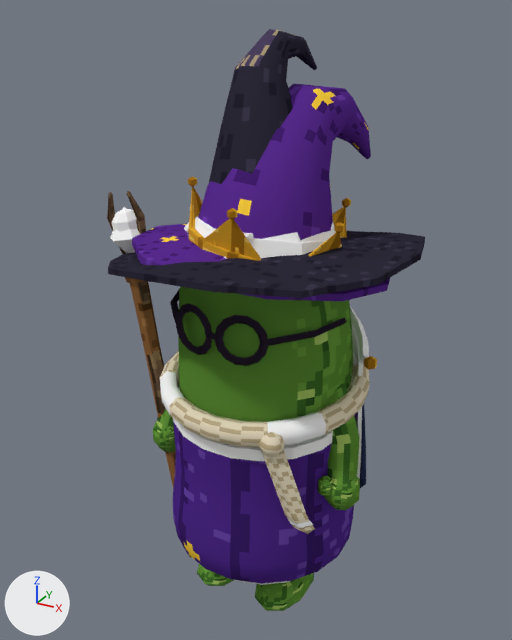
What one commit did to the Blender file models/pickle2/pickle.blend.
Both versions are drawn from a 50 mm lens placed at (1.22, -2.28, 2.41), pointed at (-0.06, 0.04, 1.24). Lighting does not change. The marker at lower left points along +X, +Y and +Z. The first picture is the older version.

In view in the first picture: 'face_glasses', 'hat_crown', 'hat_witch', 'hat_wizard', 'neck_scarf', 'outfit_cape', 'outfit_robe', 'pickle_body', 'staff_branch', 'staff_classic'.
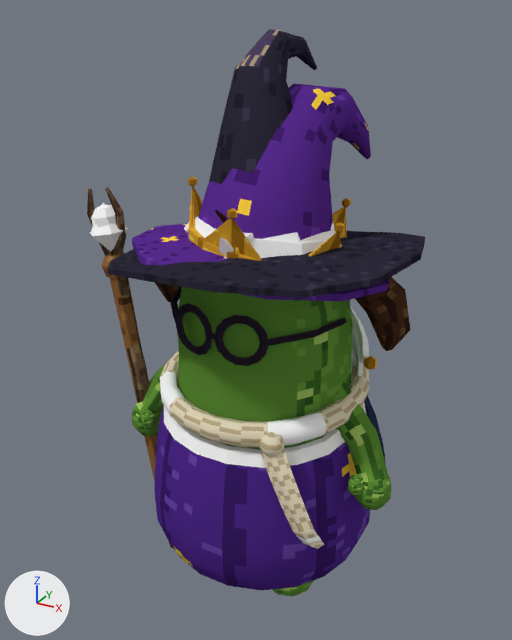
Changed parts and their boxes (x1, y1, x2, y2) in the pictures (512 x 640 px; the box of a moved part takes in the faces that stretch with it):
'pickle_body', reshaped (25% wider)
    before: (153, 287, 360, 611)
    after: (132, 287, 391, 596)
'outfit_robe', reshaped (18% wider)
    before: (173, 352, 355, 585)
    after: (155, 349, 370, 590)
'neck_scarf', reshaped (8% taller)
    before: (160, 350, 369, 534)
    after: (160, 350, 369, 549)
'staff_classic', moved
    before: (110, 207, 176, 489)
    after: (90, 203, 158, 482)
'staff_branch', moved
    before: (107, 191, 191, 557)
    after: (87, 187, 173, 548)
'hair_pigtails', added
    after: (155, 277, 410, 351)
'outfit_cape', reshaped
    before: (350, 307, 377, 488)
    after: (350, 307, 386, 464)
'hair_mohawk', added (mostly hidden)
    after: (219, 238, 235, 256)
'hair_tuft', added (mostly hidden)
    after: (215, 210, 235, 252)
part 1 of me_pickle_body, moved or reshaped
    before: (324, 475, 360, 510)
    after: (355, 477, 391, 510)
part 2 of me_pickle_body, moved or reshaped
    before: (317, 475, 333, 496)
    after: (348, 474, 364, 496)
part 3 of me_pickle_body, moved or reshaped
    before: (255, 573, 314, 611)
    after: (272, 580, 314, 596)
part 4 of me_pickle_body, moved or reshaped
    before: (153, 421, 176, 452)
    after: (132, 406, 162, 436)
part 5 of me_pickle_body, moved or reshaped
    before: (163, 426, 175, 445)
    after: (141, 410, 156, 429)
part 6 of me_pickle_body, moved or reshaped (not visible afterwards)
    before: (197, 564, 234, 586)
part 7 of me_pickle_body, moved or reshaped
    before: (156, 287, 360, 485)
    after: (135, 287, 389, 484)
part 8 of me_outfit_robe, moved or reshaped
    before: (173, 387, 355, 585)
    after: (155, 380, 370, 590)
part 10 of me_outfit_cape, moved or reshaped
    before: (355, 403, 366, 488)
    after: (362, 396, 386, 464)
part 11 of me_neck_scarf, moved or reshaped
    before: (288, 520, 313, 528)
    after: (297, 535, 321, 543)
part 12 of me_neck_scarf, moved or reshaped
    before: (261, 449, 315, 534)
    after: (261, 449, 324, 549)

The change, as a diff of the scene's bpy script:
```diff
--- a/models/pickle2/pickle.blend.py
+++ b/models/pickle2/pickle.blend.py
@@ me_pickle_body @@
-me_pickle_body.from_pydata(...)  # 646 vertices, 696 faces; spans x -0.48..0.48, y -0.35..0.36, z 0.0..1.7
+me_pickle_body.from_pydata(...)  # 666 vertices, 716 faces; spans x -0.6..0.6, y -0.43..0.43, z 0.0..1.7
+# me_pickle_body part 1: the loose piece of 34 vertices spanning x 0.34..0.48, y -0.19..-0.05, z 0.6..0.78 is moved by (0.12, 0.01, 0.04)
+# me_pickle_body part 2: the loose piece of 14 vertices spanning x 0.34..0.39, y -0.21..-0.14, z 0.67..0.77 is moved by (0.12, 0.01, 0.04)
+# me_pickle_body part 3: the loose piece of 52 vertices spanning x 0.04..0.26, y -0.26..0.12, z 0.0..0.13 is scaled about its middle by (1.08, 0.708, 1.4), then moved by (0.0, 0.04, 0.02)
+# me_pickle_body part 4: the loose piece of 34 vertices spanning x -0.48..-0.34, y -0.19..-0.05, z 0.6..0.78 is moved by (-0.12, 0.01, 0.04)
+# me_pickle_body part 5: the loose piece of 14 vertices spanning x -0.39..-0.34, y -0.21..-0.14, z 0.67..0.77 is moved by (-0.12, 0.01, 0.04)
+# me_pickle_body part 6: the loose piece of 52 vertices spanning x -0.26..-0.04, y -0.26..0.12, z 0.0..0.13 is scaled about its middle by (1.08, 0.708, 1.4), then moved by (0.0, 0.04, 0.02)
+# me_pickle_body part 7: 5 vertices moved within x -0.34..0.11, y -0.16..0.23, z 1.25..1.61; 344 vertices removed from x -0.47..0.47, y -0.35..0.36, z 0.12..1.68; 364 vertices added at x -0.59..0.59, y -0.43..0.43, z 0.13..1.68
 me_pickle_body.materials.append(mat_m_skin)
@@ me_outfit_robe @@
-me_outfit_robe.from_pydata(...)  # 200 vertices, 180 faces; spans x -0.402..0.402, y -0.403..0.394, z 0.22..1.214
+me_outfit_robe.from_pydata(...)  # 200 vertices, 180 faces; spans x -0.473..0.473, y -0.474..0.473, z 0.22..1.214
+# me_outfit_robe part 8: 168 of 200 vertices moved; they spanned x -0.402..0.402, y -0.403..0.394, z 0.22..0.947 and now span x -0.473..0.473, y -0.474..0.473, z 0.22..0.947; mean shift (0.0, -0.006, 0.0); largest move (-0.061, -0.386, 0.535) -> (-0.075, -0.474, 0.535)
 me_outfit_robe.materials.append(mat_m_robe)
@@ me_staff_classic @@
-me_staff_classic.from_pydata(...)  # 57 vertices, 54 faces; spans x -0.63..-0.29, y -0.2..-0.04, z 0.05..1.69
+me_staff_classic.from_pydata(...)  # 57 vertices, 54 faces; spans x -0.74..-0.4, y -0.19..-0.03, z 0.05..1.69
+# me_staff_classic part 9: the whole mesh is moved by (-0.11, 0.01, 0.0)
 me_staff_classic.materials.append(mat_m_wood)
@@ me_outfit_cape @@
-me_outfit_cape.from_pydata(...)  # 236 vertices, 238 faces; spans x -0.451..0.451, y -0.032..0.432, z 0.4..1.328
+me_outfit_cape.from_pydata(...)  # 236 vertices, 238 faces; spans x -0.538..0.538, y -0.038..0.519, z 0.4..1.328
+# me_outfit_cape part 10: 104 of 236 vertices moved; they spanned x -0.451..0.451, y -0.032..0.432, z 0.4..0.952 and now span x -0.538..0.538, y -0.038..0.519, z 0.4..0.952; mean shift (0.0, 0.035, 0.0); largest move (0.396, 0.205, 0.531) -> (0.476, 0.246, 0.531)
 me_outfit_cape.materials.append(mat_m_cape)
@@ me_neck_scarf @@
-me_neck_scarf.from_pydata(...)  # 199 vertices, 200 faces; spans x -0.429..0.429, y -0.428..0.429, z 0.574..1.095
+me_neck_scarf.from_pydata(...)  # 199 vertices, 200 faces; spans x -0.429..0.45, y -0.428..0.429, z 0.575..1.095
+# me_neck_scarf part 11: the loose piece of 8 vertices spanning x 0.272..0.379, y -0.334..-0.295, z 0.6..0.66 is multiplied about its middle by the matrix ((0.998, 0.016, -0.057), (-0.019, 0.998, -0.054), (0.056, 0.055, 0.997)), then moved by (0.063, -0.061, 0.0)
+# me_neck_scarf part 12: 21 of 199 vertices moved; they spanned x 0.175..0.385, y -0.371..-0.292, z 0.574..0.966 and now span x 0.184..0.45, y -0.405..-0.35, z 0.575..0.974; mean shift (0.042, -0.044, 0.0); largest move (0.352, -0.299, 0.574) -> (0.42, -0.357, 0.575)
 me_neck_scarf.materials.append(mat_m_knit)
@@ me_staff_branch @@
-me_staff_branch.from_pydata(...)  # 165 vertices, 176 faces; spans x -0.65..-0.27, y -0.18..-0.06, z 0.04..1.76
+me_staff_branch.from_pydata(...)  # 165 vertices, 176 faces; spans x -0.76..-0.38, y -0.17..-0.05, z 0.05..1.76
+# me_staff_branch part 13: the whole mesh is moved by (-0.11, 0.01, 0.0)
 me_staff_branch.materials.append(mat_m_bark)
@@ ob_hair_pigtails @@
+ob_hair_pigtails = bpy.data.objects.new('hair_pigtails', me_hair_pigtails)  # 120 vertices, 144 faces; spans x -0.57..0.57, y -0.015..0.155, z 1.228..1.569; in mat_m_hair (picture img_hair_16), mat_m_team (white #ffffff)
+ob_hair_pigtails.location = (0.0, 0.0, 0.0)
@@ ob_hair_tuft @@
+ob_hair_tuft = bpy.data.objects.new('hair_tuft', me_hair_tuft)  # 197 vertices, 228 faces; spans x -0.184..0.155, y -0.292..0.289, z 1.6..1.844; in mat_m_hair (picture img_hair_16)
+ob_hair_tuft.location = (0.0, 0.0, 0.0)
@@ ob_hair_mohawk @@
+ob_hair_mohawk = bpy.data.objects.new('hair_mohawk', me_hair_mohawk)  # 66 vertices, 60 faces; spans x -0.049..0.06, y -0.32..0.364, z 1.501..1.875; in mat_m_team (white #ffffff)
+ob_hair_mohawk.location = (0.0, 0.0, 0.0)
```
